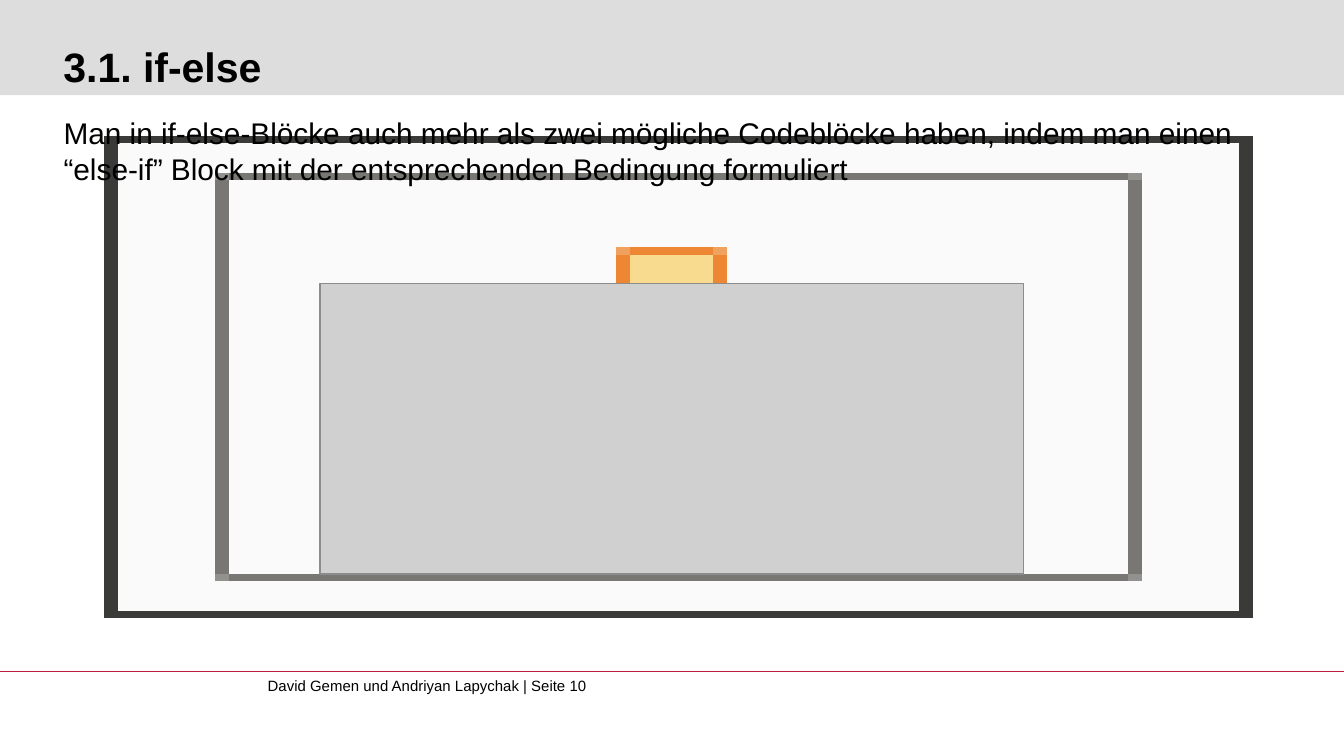
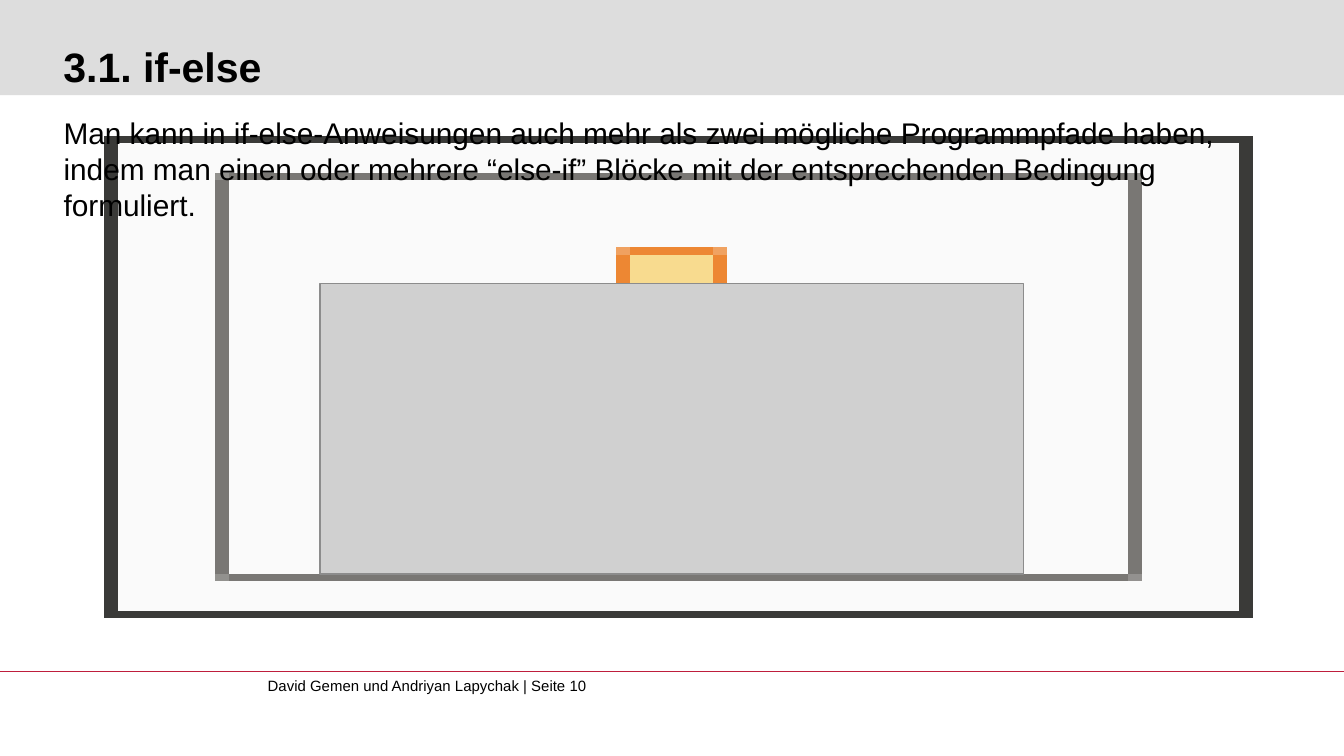
Before and after one commit to gemdav/Programmieren-1-Tutorium, a slide deck: slide 10 of slides/01_first_steps_with_java.pptx. Drawn at 1344x756 pixels with LibreOffice and Linux fonts; fonts in the diff are those of the drawing; grey boxes stand for pictures; background and template pictures are left out. Boxes give left, top, right and bottom in pixels: in the first picture for what was removed or moved away, otherwise in the second. Text is boxed around its words. In the diff, an @@ line names an element or a change of style, - is before the commit and + after.

```diff
--- a/slides/01_first_steps_with_java.pptx
+++ b/slides/01_first_steps_with_java.pptx
@@ text at (64,122,1214,221): text changed @@
-Man in if-else-Blöcke auch mehr als zwei mögliche Codeblöcke haben, indem man einen “else-if” Block mit der entsprechenden Bedingung formuliert
+Man kann in if-else-Anweisungen auch mehr als zwei mögliche Programmpfade haben, indem man einen oder mehrere “else-if” Blöcke mit der entsprechenden Bedingung formuliert.
```
Also in this commit, not shown: 3 other slides changed.
